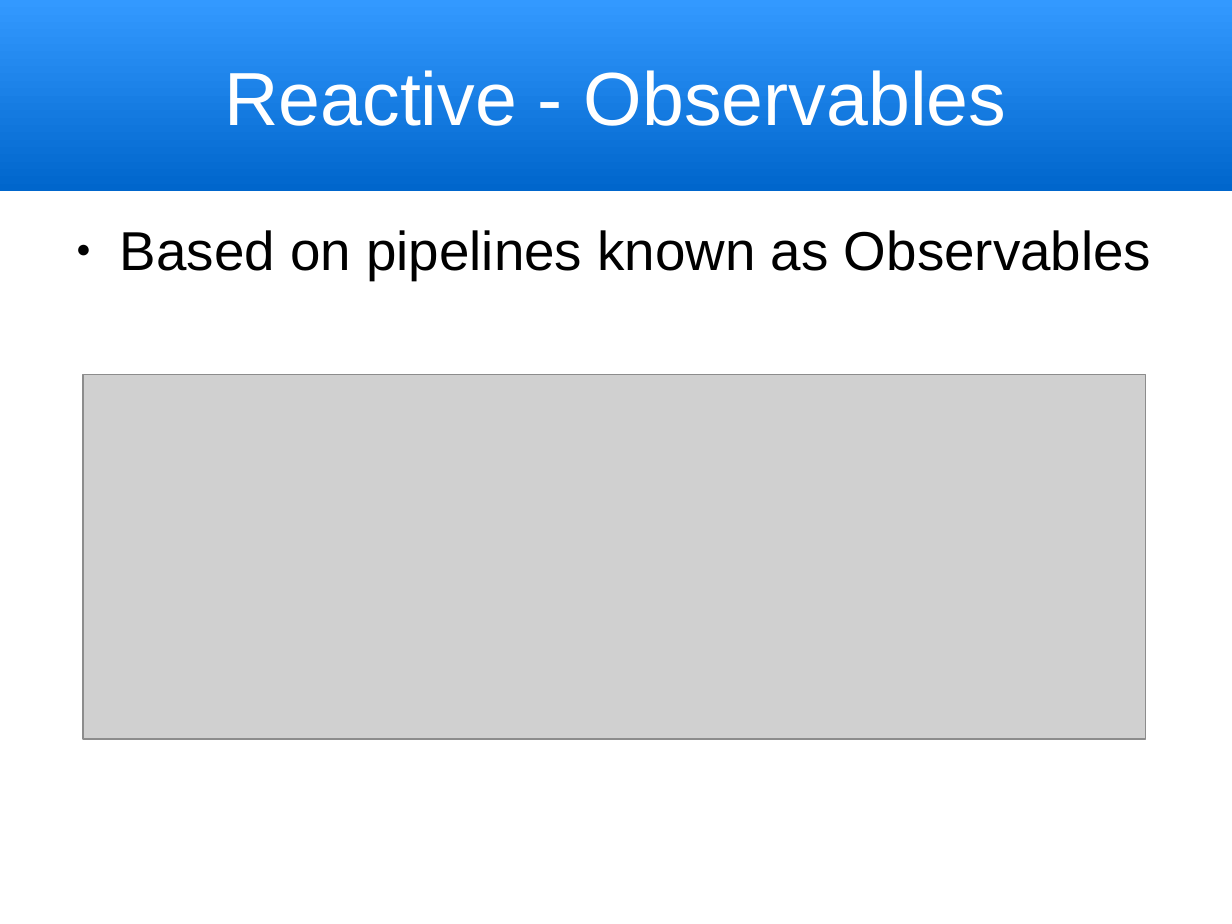
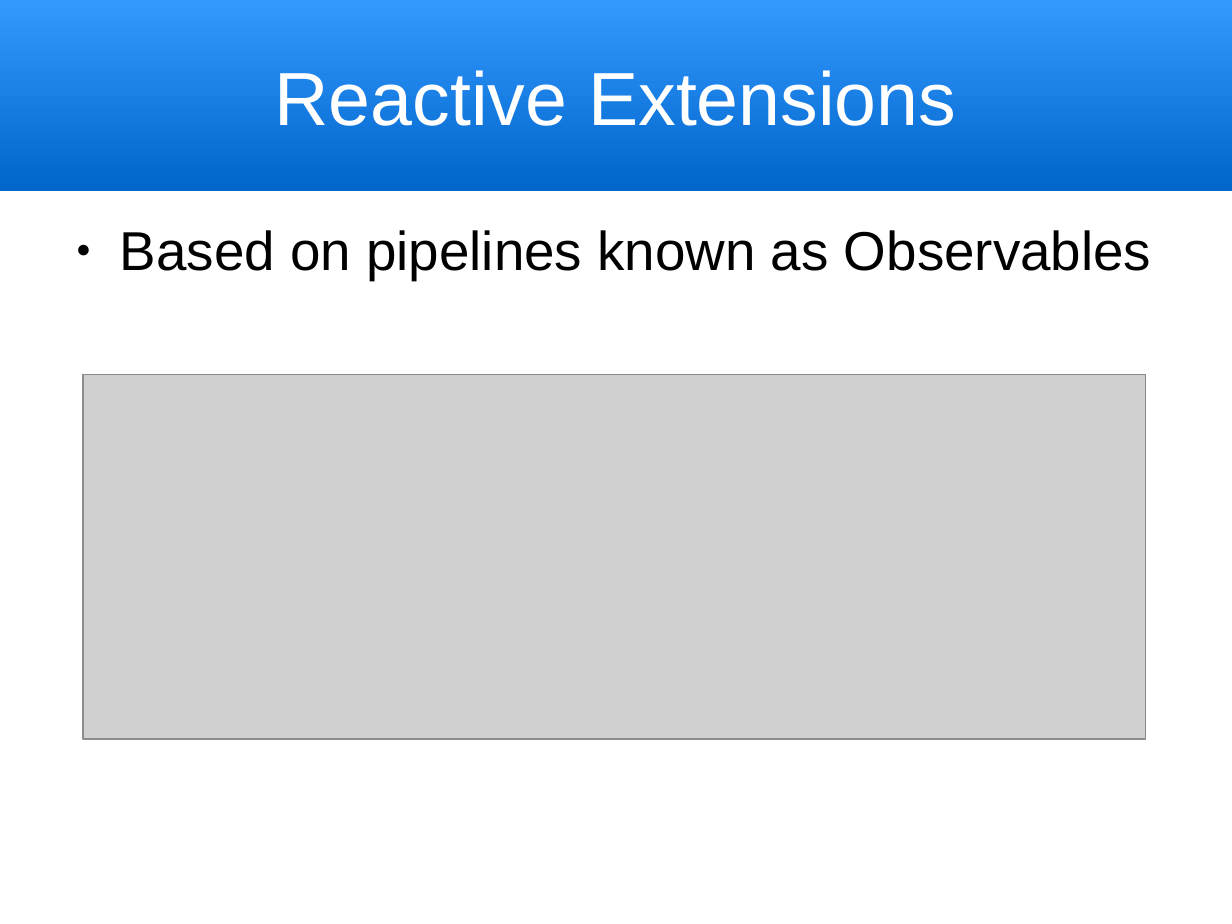
Before and after one commit to trognus/devcon2016, a slide deck: slide 7 of devconNg2.odp. Drawn at 1232x924 pixels with LibreOffice and Linux fonts; fonts in the diff are those of the drawing; grey boxes stand for pictures. Boxes give left, top, right and bottom in pixels: in the first picture for what was removed or moved away, otherwise in the second. Text is boxed around its words. In the diff, an @@ line names an element or a change of style, - is before the commit and + after.

```diff
--- a/devconNg2.odp
+++ b/devconNg2.odp
@@ title at (275, 70, 956, 126): text changed @@
-Reactive - Observables
+Reactive Extensions
```
Also in this commit, not shown: 3 other slides changed, 1 slide added, 1 slide removed, 1 other file.
